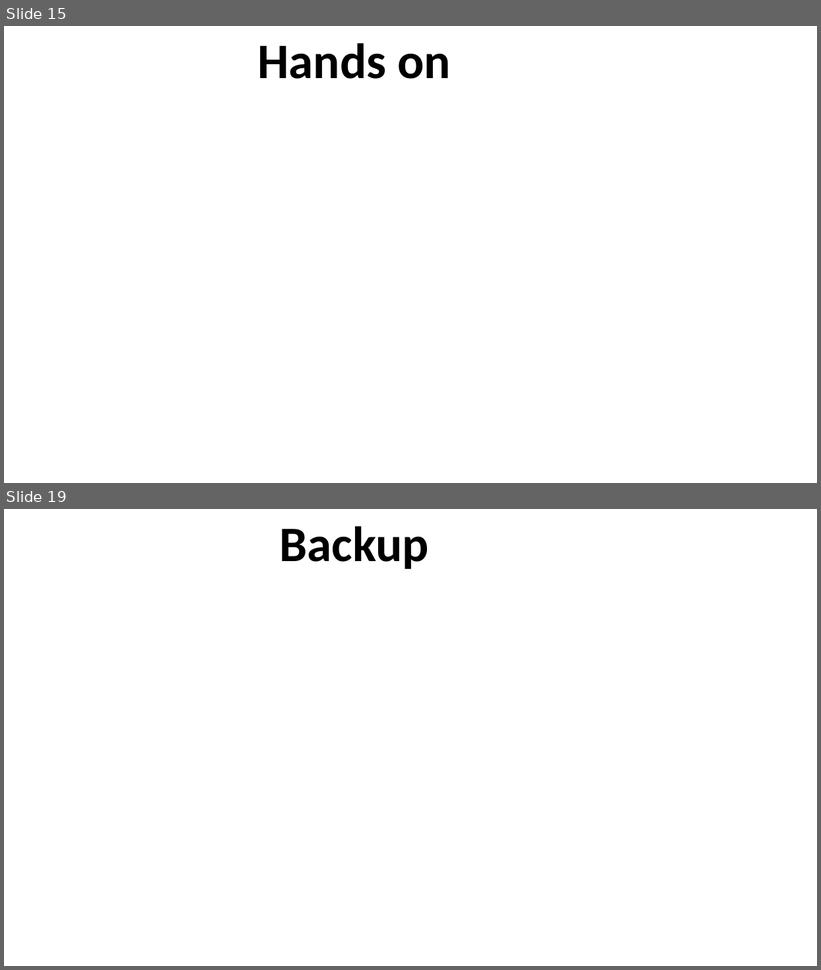
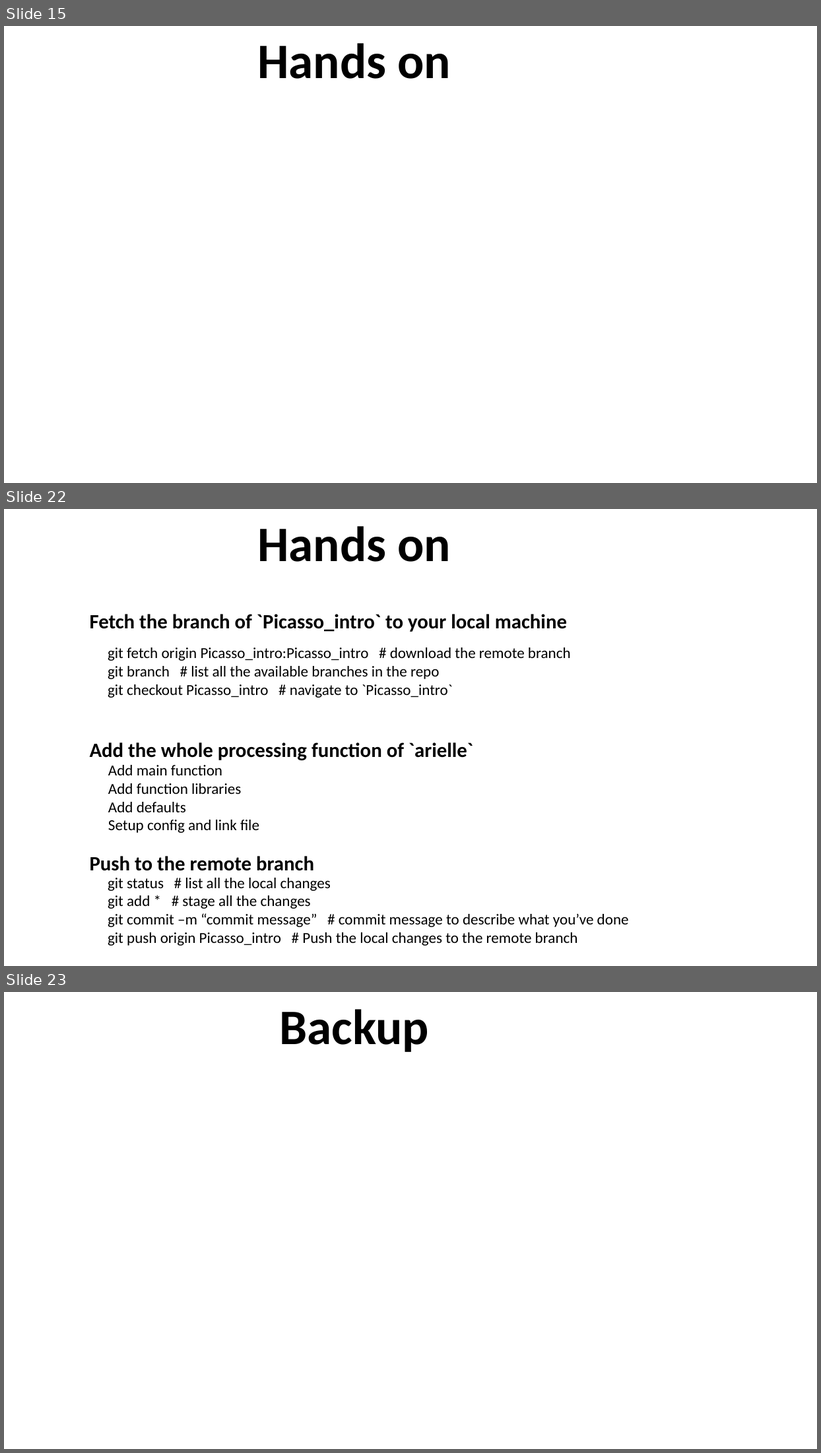
Before and after one commit to PollyNET/Pollynet_Processing_Chain, a slide deck: doc/Pollynet_Processing_Chain.pptx. Shown one above the other, each under a label of ours: slides 15 and 19 before the commit, slides 15, 22 and 23 after it; the slides between them are not shown. The pictures are 821x970 and 821x1453 pixels, drawn with LibreOffice and Linux fonts; fonts in the diff are those of the drawing; background and template pictures are left out. Boxes give left, top, right and bottom in pixels: in the first picture for what was removed or moved away, otherwise in the second. Text is boxed around its words. In the diff, an @@ line names an element or a change of style, - is before the commit and + after.

Commit message:
edit the Picasso introduction doc

```diff
--- a/doc/Pollynet_Processing_Chain.pptx
+++ b/doc/Pollynet_Processing_Chain.pptx
@@ slide 22 added at [4,509,817,966], background #FFFFFF @@
@@ title added at [258,526,451,562], 58.7 pt, text #000000, bold @@
+Hands on
@@ text added at [90,614,567,632], 24 pt, text #000000, bold @@
+Fetch the branch of `Picasso_intro` to your local machine
@@ text added at [108,648,571,698], 18 pt, text #000000 @@
+git fetch origin Picasso_intro:Picasso_intro # download the remote branch
+git branch # list all the available branches in the repo
+git checkout Picasso_intro # navigate to `Picasso_intro`
@@ text added at [90,743,473,761], 24 pt, text #000000, bold @@
+Add the whole processing function of `arielle`
@@ text added at [108,765,259,833], 18 pt, text #000000 @@
+Add main function
+Add function libraries
+Add defaults
+Setup config and link file
@@ text added at [90,856,314,871], 24 pt, text #000000, bold @@
+Push to the remote branch
@@ text added at [108,878,629,946], 18 pt, text #000000 @@
+git status # list all the local changes
+git add * # stage all the changes
+git commit –m “commit message” # commit message to describe what you’ve done
+git push origin Picasso_intro # Push the local changes to the remote branch
@@ what was slide 19 is now slide 23 @@
```
Also in this commit, not shown: 5 slides changed, 3 other slides added.
